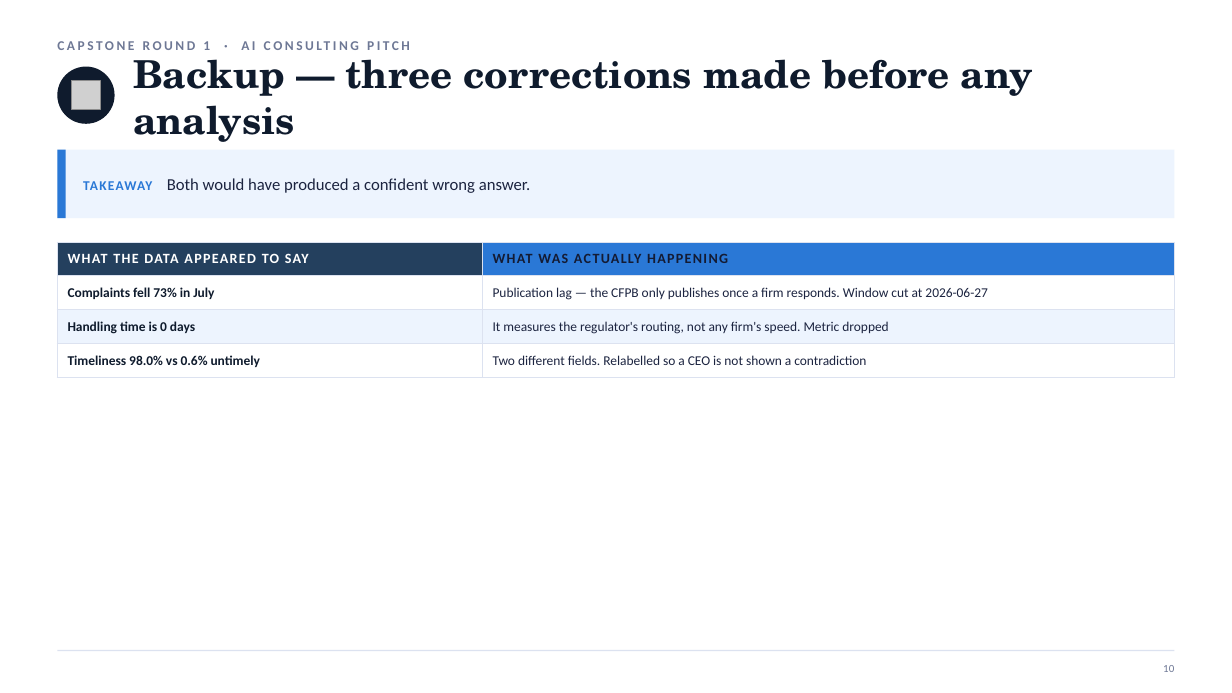
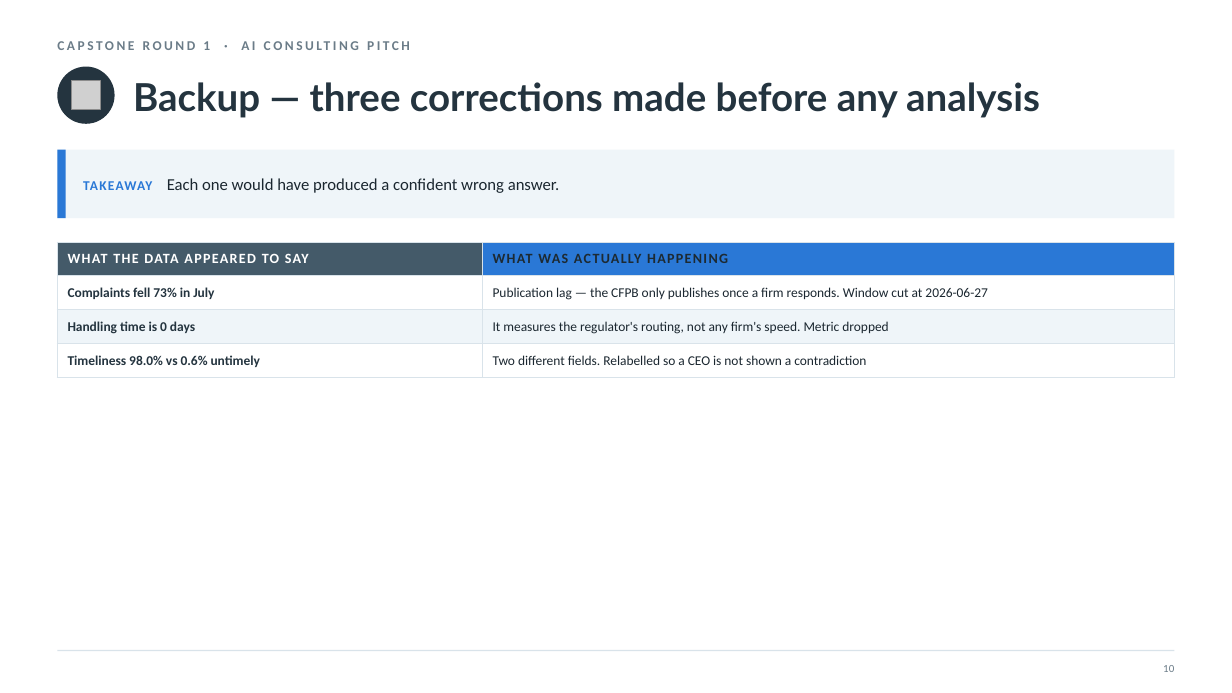
Before and after one commit to nyelugo/PROJECT-Capstone-AI-Consulting, a slide deck: slide 12 of presentation/round1_pitch.pptx. Drawn at 1232x693 pixels with LibreOffice and Linux fonts; fonts in the diff are those of the drawing; grey boxes stand for pictures. Boxes give left, top, right and bottom in pixels: in the first picture for what was removed or moved away, otherwise in the second. Text is boxed around its words. In the diff, an @@ line names an element or a change of style, - is before the commit and + after.

```diff
--- a/presentation/round1_pitch.pptx
+++ b/presentation/round1_pitch.pptx
@@ text "CAPSTONE ROUND 1 · AI ..." at box(57, 41, 210, 50): text colour #6E7895 to #6B7C88 @@
@@ ellipse at box(57, 67, 115, 124): fill #0F1B2D to #24343F @@
@@ text "Backup — three corrections made ..." at box(133, 82, 1040, 118): font TeX Gyre Schola to Lato, text colour #0F1B2D to #24343F @@
@@ rectangle at box(57, 150, 1175, 218): fill #EDF4FE to #EFF5F9 @@
@@ text at box(83, 178, 559, 193): text changed; text colour #1C2440 to #1B2730 @@
-TAKEAWAY Both would have produced a confident wrong answer.
+TAKEAWAY Each one would have produced a confident wrong answer.
@@ table at box(57, 242, 1175, 371) @@
@@ fill #24405E to #445A69 in row 1, column 1 @@
@@ fill #EDF4FE to #EFF5F9 in row 3 @@
@@ text colour #141B33 to #1D2A32 in "WHAT WAS ACTUALLY HAPPENING" @@
@@ text colour #0F1B2D to #24343F in "Complaints fell 73% in July", "Handling time is 0 days", "Timeliness 98.0% vs 0.6% untimely" @@
@@ text colour #1C2440 to #1B2730 in "Publication lag — the CFPB only publishes ...", "It measures the regulator's routing, not any ...", "Two different fields. Relabelled so a CEO ..." @@
@@ borders changed @@
```
Also in this commit, not shown: 13 other slides changed, 2 other files.
